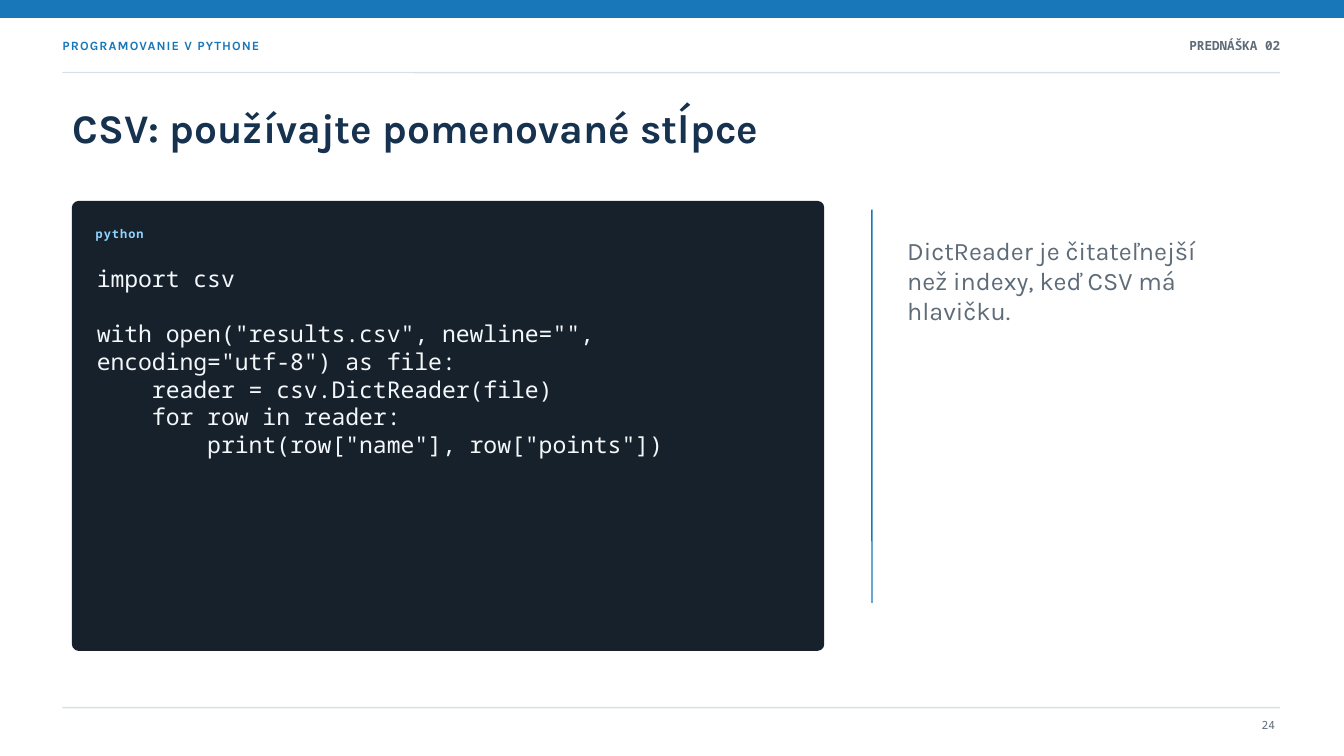
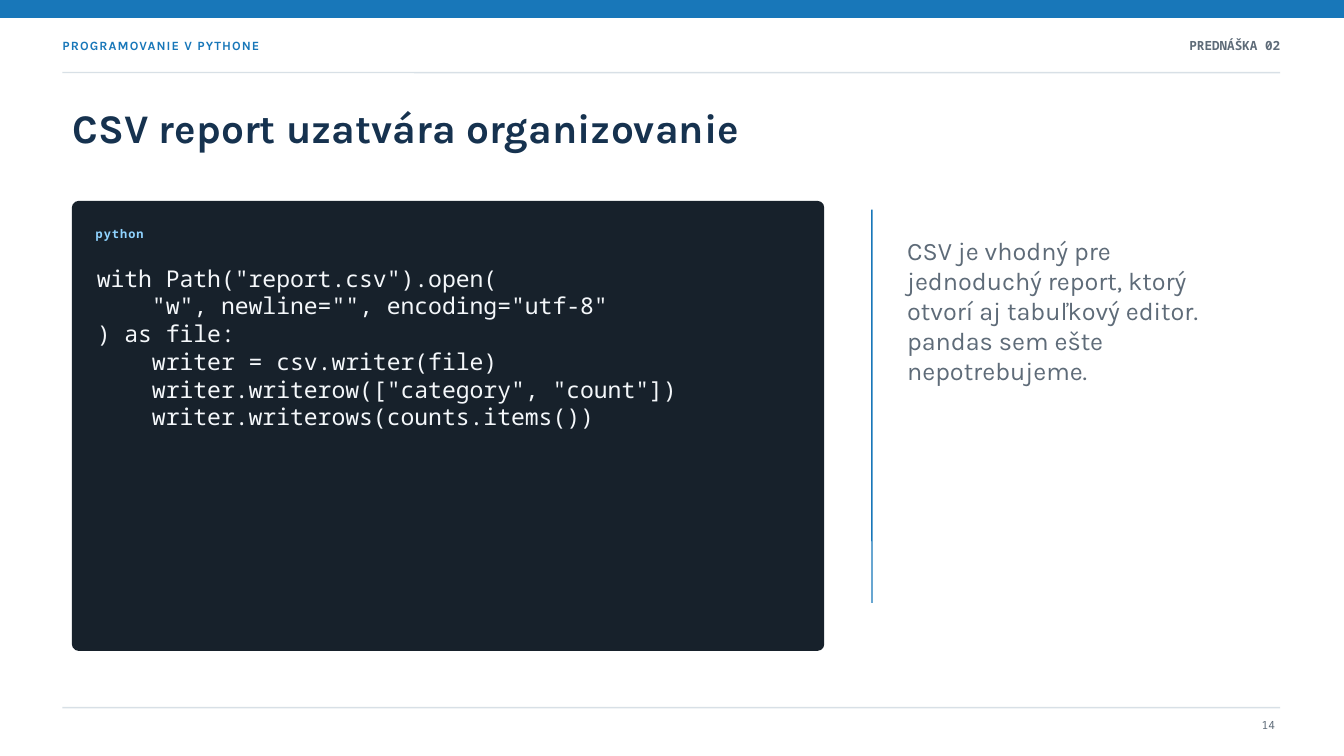
Before and after one commit to marek-horvath/python, a slide deck: slide 14 of presentations/02-skriptovanie-automatizacia.sk.pptx (slide 24 before the commit). Drawn at 1344x756 pixels with LibreOffice and Linux fonts; fonts in the diff are those of the drawing. Boxes give left, top, right and bottom in pixels: in the first picture for what was removed or moved away, otherwise in the second. Text is boxed around its words. In the diff, an @@ line names an element or a change of style, - is before the commit and + after.

```diff
--- a/presentations/02-skriptovanie-automatizacia.sk.pptx
+++ b/presentations/02-skriptovanie-automatizacia.sk.pptx
@@ text at [73,111,739,154]: text changed @@
-CSV: používajte pomenované stĺpce
+CSV report uzatvára organizovanie
@@ text at [97,269,677,429]: text changed @@
-import csv
-with open("results.csv", newline="", encoding="utf-8") as file:
-reader = csv.DictReader(file)
-for row in reader:
-print(row["name"], row["points"])
+with Path("report.csv").open(
+"w", newline="", encoding="utf-8"
+) as file:
+writer = csv.writer(file)
+writer.writerow(["category", "count"])
+writer.writerows(counts.items())
@@ text at [907,241,1198,386]: text changed @@
-DictReader je čitateľnejší než indexy, keď CSV má hlavičku.
+CSV je vhodný pre jednoduchý report, ktorý otvorí aj tabuľkový editor. pandas sem ešte nepotrebujeme.
@@ text at [1262,721,1275,729]: text changed @@
-24
+14
```
Also in this commit, not shown: 14 other slides changed, 10 slides added, 19 slides removed, 2 other files.
